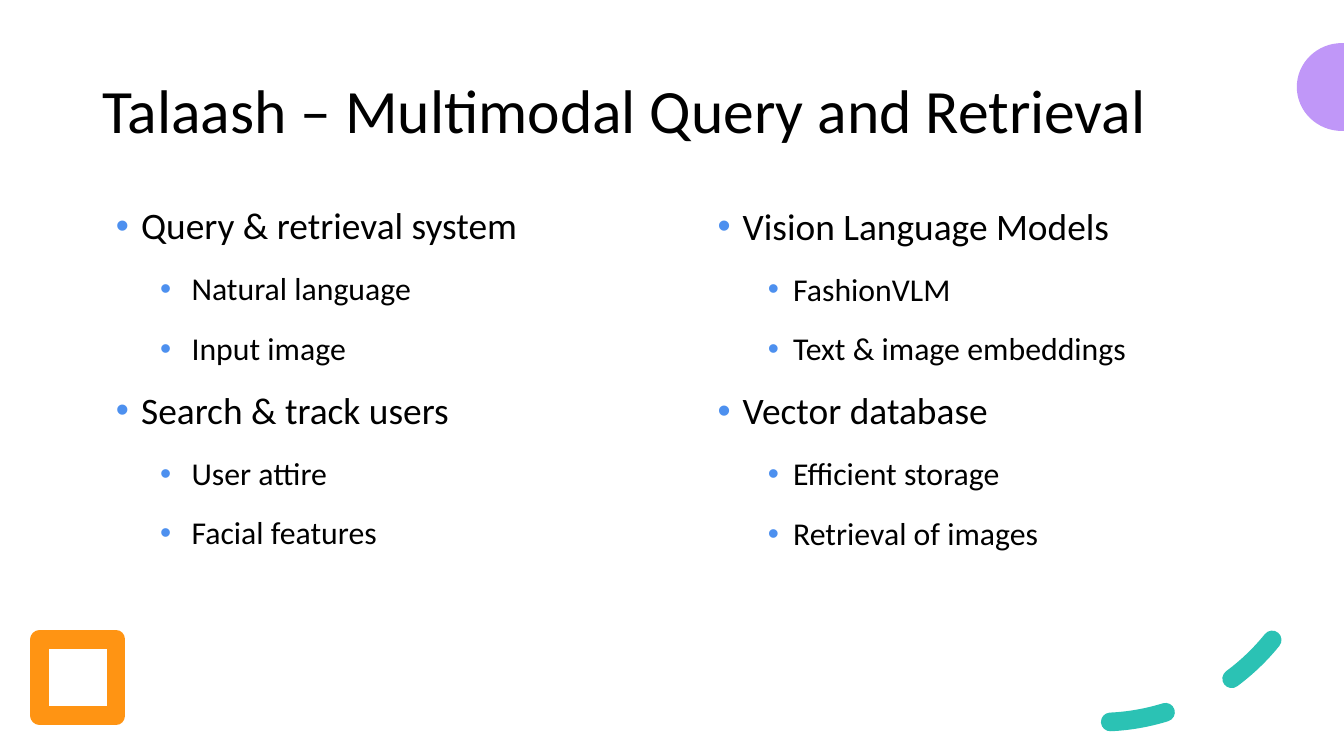
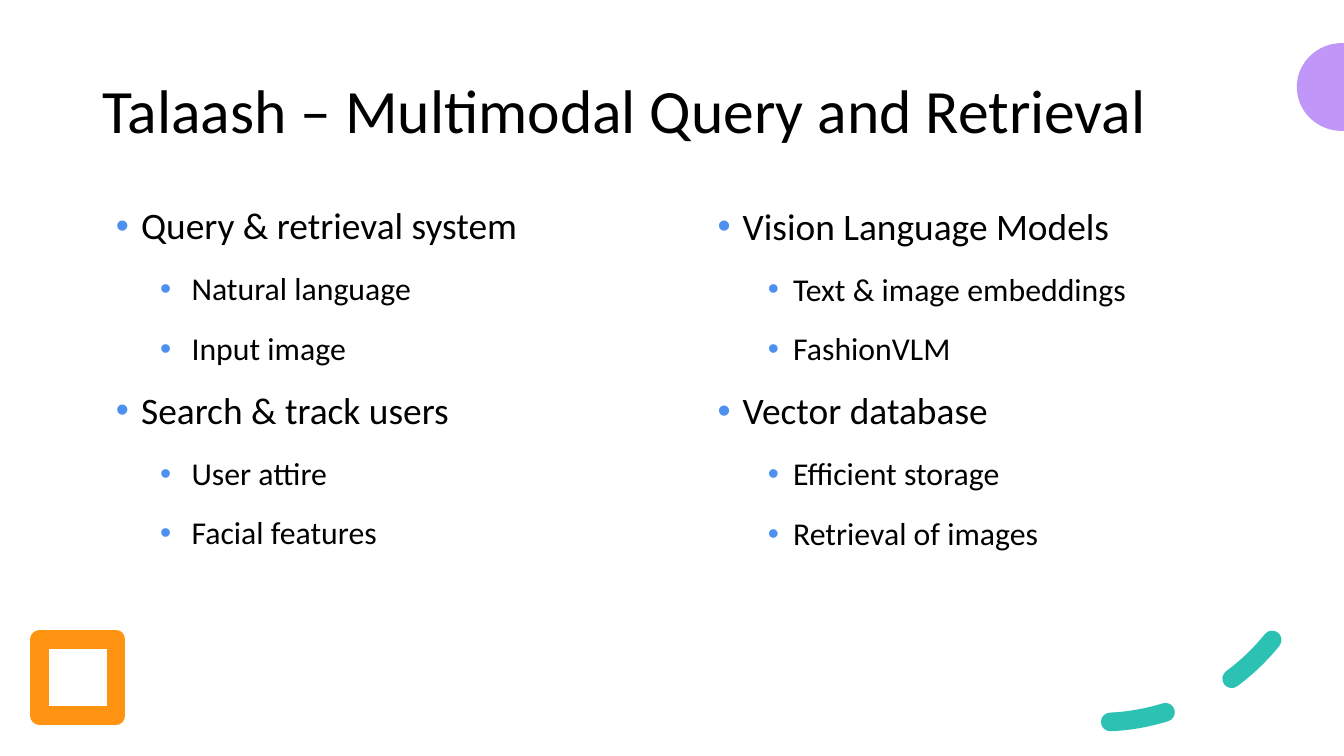
Before and after one commit to look4pritam/LargeLanguageModels, a slide deck: slide 36 of Presentations/IUAC-2024/Introduction_to_Large_Language_Models-From_Foundation_to_Real_World_Applications.pptx (slide 35 before the commit). Drawn at 1344x756 pixels with LibreOffice and Linux fonts; fonts in the diff are those of the drawing. Boxes give left, top, right and bottom in pixels: in the first picture for what was removed or moved away, otherwise in the second. Text is boxed around its words. In the diff, an @@ line names an element or a change of style, - is before the commit and + after.

```diff
--- a/Presentations/IUAC-2024/Introduction_to_Large_Language_Models-From_Foundation_to_Real_World_Applications.pptx
+++ b/Presentations/IUAC-2024/Introduction_to_Large_Language_Models-From_Foundation_to_Real_World_Applications.pptx
@@ text at [793,279,1125,307]: paragraph added @@
+    • Text & image embeddings
@@ text at [793,338,1125,366]: paragraph removed @@
-    • Text & image embeddings
```
Also in this commit, not shown: 3 other slides changed, 4 slides added.
